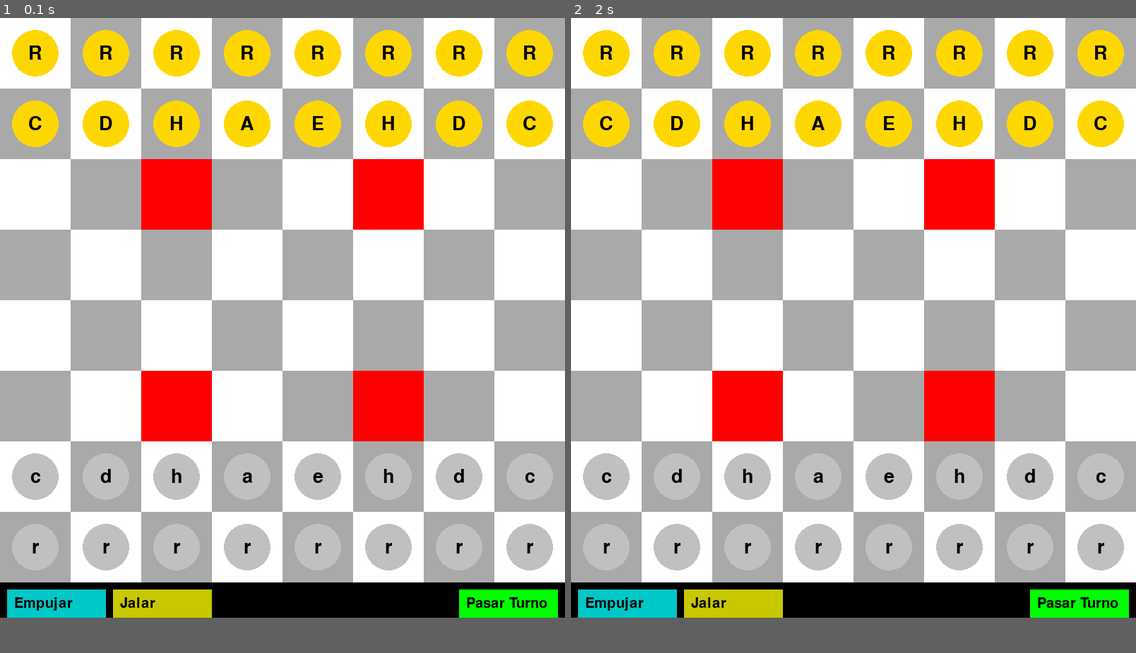
Above: before the commit, frames 1-2 (left to right).
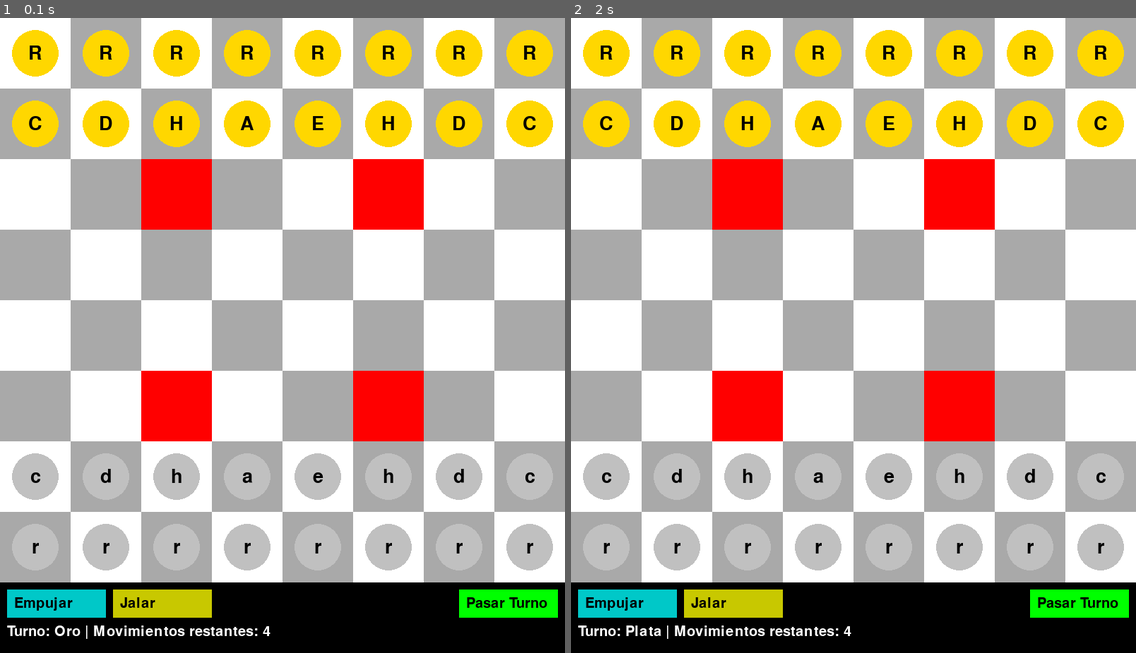
Above: after the commit, the same moments.

Repository: RamSterB/Arimaa
Game: pygame game, started from arimaa_GUI_pygame.py
Same seed, same stepped clock (60 frames per second), same inputs: the game is played once before the commit and once after it.
Inputs (mouse positions are in pixels of both pictures, inside the frame that each line leads up to):
- Up to frame 1 (0.1 s): no input
- Up to frame 2 (2 s): press the mouse at (1079, 602) at 0.37 s; move the mouse to (876, 545) at 0.47 s; release the mouse at (678, 481) at 0.6 s; click (1062, 557) at 0.72 s; press the mouse at (1062, 557) at 1.03 s; move the mouse to (989, 437) at 1.13 s; release the mouse at (921, 316) at 1.27 s; press the mouse at (1079, 602) at 1.37 s; move the mouse to (904, 570) at 1.47 s; release the mouse at (729, 538) at 1.6 s; press the mouse at (1079, 602) at 1.7 s; move the mouse to (859, 462) at 1.8 s; release the mouse at (644, 316) at 1.93 s
In our replay, the window is 800x850 before the commit and 800x900 after it. These sizes can differ from the game's own. Grey fills any space a smaller window leaves; there, only what the larger window draws over its background counts as a difference.

The runs differ from the first frame. In frame 1, 0.3% of the frame differs, in the area x 1-48%, y 95-98%; in frame 2, 0.4%, in the area x 1-50%, y 95-98%.

Commit message:
turns label

Diff:
--- a/arimaa_GUI_pygame.py
+++ b/arimaa_GUI_pygame.py
@@ -20,16 +20,15 @@
     def __init__(self):
         pygame.init()
         self.game = ArimaaGame()
-        self.screen = pygame.display.set_mode((WINDOW_SIZE, WINDOW_SIZE + 50))
+        self.screen = pygame.display.set_mode((WINDOW_SIZE, WINDOW_SIZE + 100))  # Espacio extra para el label
         pygame.display.set_caption("Arimaa Game")
+        self.font = pygame.font.SysFont(None, 30)
         self.selected_piece = None
         self.dragging_piece = False
         self.dragging_path = []
         self.running = True
         self.moves_made = 0
-        # Añadir el botón de pasar turno
-        self.pass_turn_button = pygame.Rect(WINDOW_SIZE - 150, WINDOW_SIZE, 140, 40)
-        # Botones adicionales
+        # Añadir botones
         self.pass_turn_button = pygame.Rect(WINDOW_SIZE - 150, WINDOW_SIZE + 10, 140, 40)
         self.push_button = pygame.Rect(10, WINDOW_SIZE + 10, 140, 40)
         self.pull_button = pygame.Rect(160, WINDOW_SIZE + 10, 140, 40)
@@ -46,8 +45,9 @@
                     color = WHITE if (row + col) % 2 == 0 else GRAY
                 pygame.draw.rect(self.screen, color, rect)
 
-        # Dibuja el botón de pasar turno
+        # Dibuja los botones y el turno actual
         self.draw_buttons()
+        self.draw_turn_info()
 
     def draw_buttons(self):
         """Dibuja los botones de control."""
@@ -56,10 +56,17 @@
         pygame.draw.rect(self.screen, (200, 200, 0), self.pull_button)  # Botón de jalar
 
         # Añadir texto a los botones
-        font = pygame.font.SysFont(None, 30)
-        self.screen.blit(font.render("Pasar Turno", True, BLACK), (self.pass_turn_button.x + 10, self.pass_turn_button.y + 10))
-        self.screen.blit(font.render("Empujar", True, BLACK), (self.push_button.x + 10, self.push_button.y + 10))
-        self.screen.blit(font.render("Jalar", True, BLACK), (self.pull_button.x + 10, self.pull_button.y + 10))
+        self.screen.blit(self.font.render("Pasar Turno", True, BLACK), (self.pass_turn_button.x + 10, self.pass_turn_button.y + 10))
+        self.screen.blit(self.font.render("Empujar", True, BLACK), (self.push_button.x + 10, self.push_button.y + 10))
+        self.screen.blit(self.font.render("Jalar", True, BLACK), (self.pull_button.x + 10, self.pull_button.y + 10))
+
+    def draw_turn_info(self):
+        """Dibuja la información del turno actual y movimientos restantes."""
+        current_turn = "Oro" if self.game.current_player == "gold" else "Plata"
+        moves_left = 4 - self.game.steps_taken
+        info_text = f"Turno: {current_turn} | Movimientos restantes: {moves_left}"
+        label = self.font.render(info_text, True, WHITE)
+        self.screen.blit(label, (10, WINDOW_SIZE + 60))
 
     def draw_pieces(self):
         """Dibuja las piezas en el tablero."""
@@ -117,7 +124,6 @@
             elif event.type == pygame.MOUSEMOTION:
                 self.handle_mouse_motion(event.pos)
 
-
     def pass_turn(self):
         """Maneja la acción de pasar el turno."""
         print("Pasando el turno...")
@@ -132,7 +138,6 @@
             self.selected_piece = position
             self.dragging_piece = True
             self.dragging_path = [position]
-
 
     def handle_mouse_up(self, position):
         """Maneja el fin del arrastre y acciones especiales."""
@@ -162,8 +167,6 @@
                 self.dragging_path = []
                 self.action_mode = None
 
-
-
     def handle_push_action(self):
         """Maneja la acción de empujar."""
         if len(self.dragging_path) == 3:
@@ -190,8 +193,6 @@
         else:
             print(f"Jalada inválida: seleccione exactamente 3 posiciones. Actualmente: {len(self.dragging_path)}")
 
-
-
     def handle_mouse_motion(self, pos):
         """Maneja el movimiento mientras se arrastra."""
         if self.dragging_piece:
